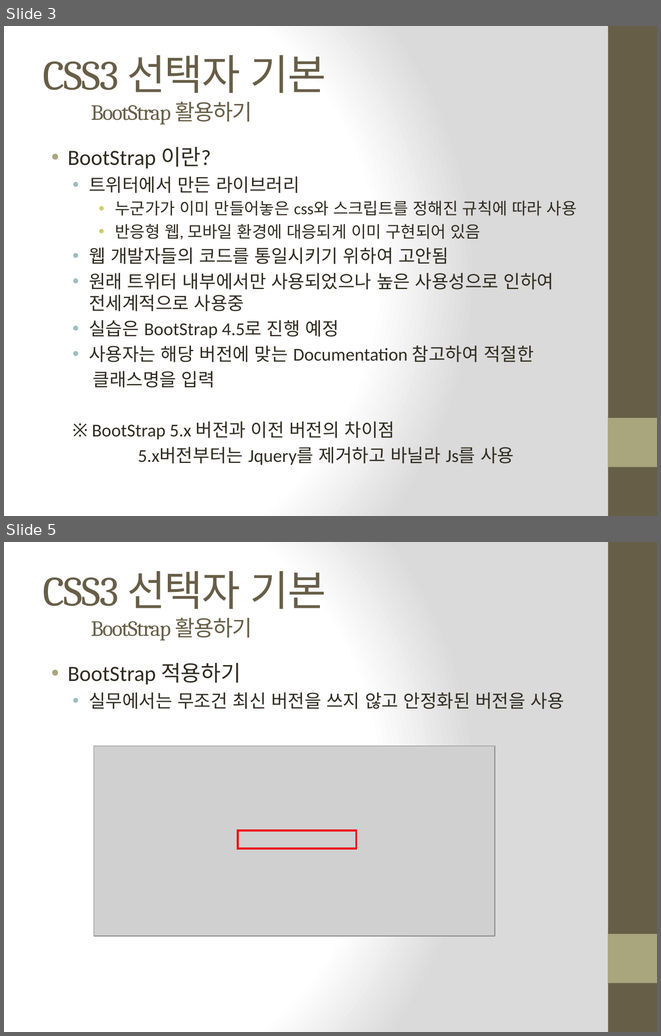
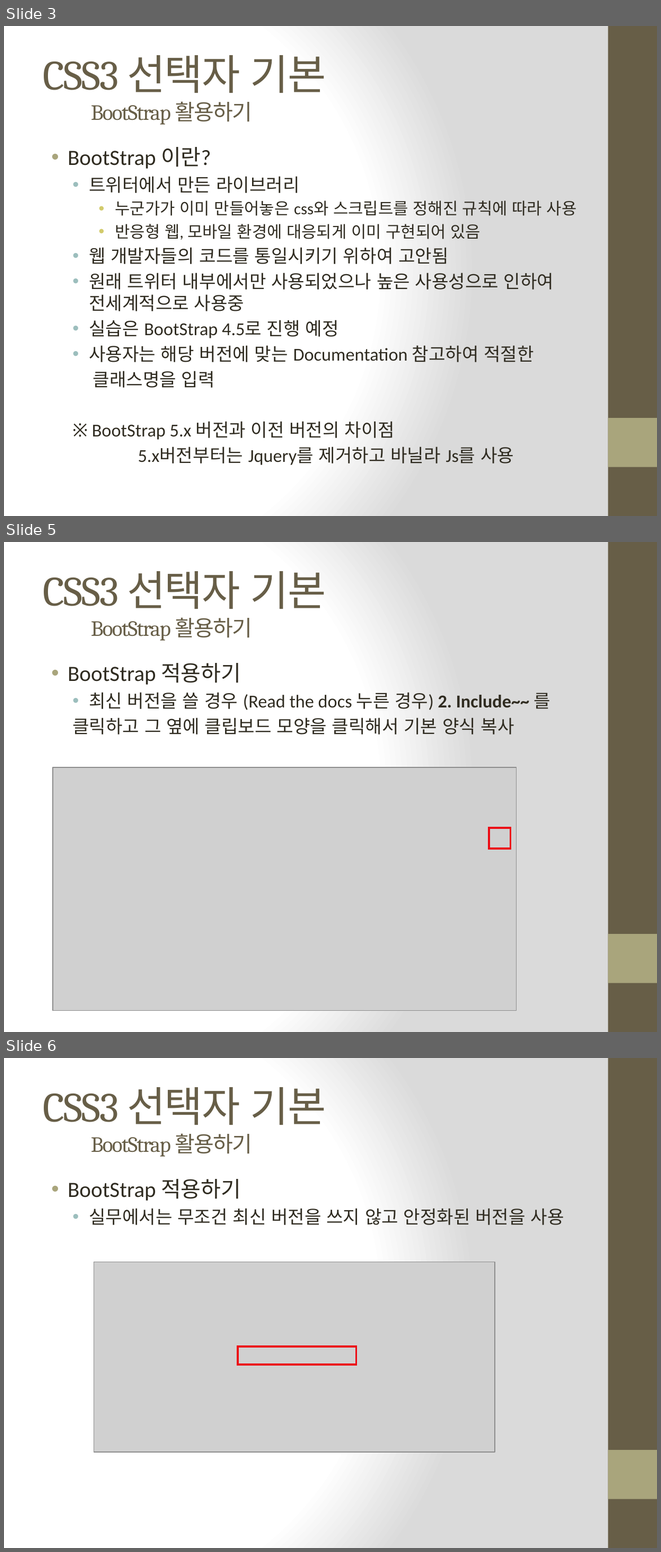
Before and after one commit to DongJoonLeeDJ/AI_305_7_20220627, a slide deck: html_djlee/화면 구현_css선택자를 활용한 BootStrap 활용하기.pptx. Shown one above the other, each under a label of ours: slides 3 and 5 before the commit, slides 3, 5 and 6 after it; the slides between them are not shown. The pictures are 661x1036 and 661x1552 pixels, drawn with LibreOffice and Linux fonts; fonts in the diff are those of the drawing; grey boxes stand for pictures; background and template pictures are left out. Boxes give left, top, right and bottom in pixels: in the first picture for what was removed or moved away, otherwise in the second. Text is boxed around its words. In the diff, an @@ line names an element or a change of style, - is before the commit and + after.

```diff
--- a/html_djlee/화면 구현_css선택자를 활용한 BootStrap 활용하기.pptx
+++ b/html_djlee/화면 구현_css선택자를 활용한 BootStrap 활용하기.pptx
@@ slide 5 added at box(4, 542, 657, 1032), background gradient #FFFFFF to #DADADA; not listed: 2 template elements that a slide beside it also shows @@
@@ title added at box(43, 571, 326, 641), 24 pt, text #675E47 @@
+CSS3 선택자 기본
+BootStrap 활용하기
@@ text added at box(68, 663, 550, 734), 20 pt, text #2F2B20 @@
+• BootStrap 적용하기
+  • 최신 버전을 쓸 경우 (Read the docs 누른 경우) 2. Include~~ 를
+  클릭하고 그 옆에 클립보드 모양을 클릭해서 기본 양식 복사
@@ picture added at box(53, 767, 517, 1010) @@
@@ rectangle added at box(489, 828, 511, 849), outline #EC0C15 2.25 pt @@
@@ what was slide 5 is now slide 6 @@
```
Also in this commit, not shown: 1 slide changed, 3 other files.
